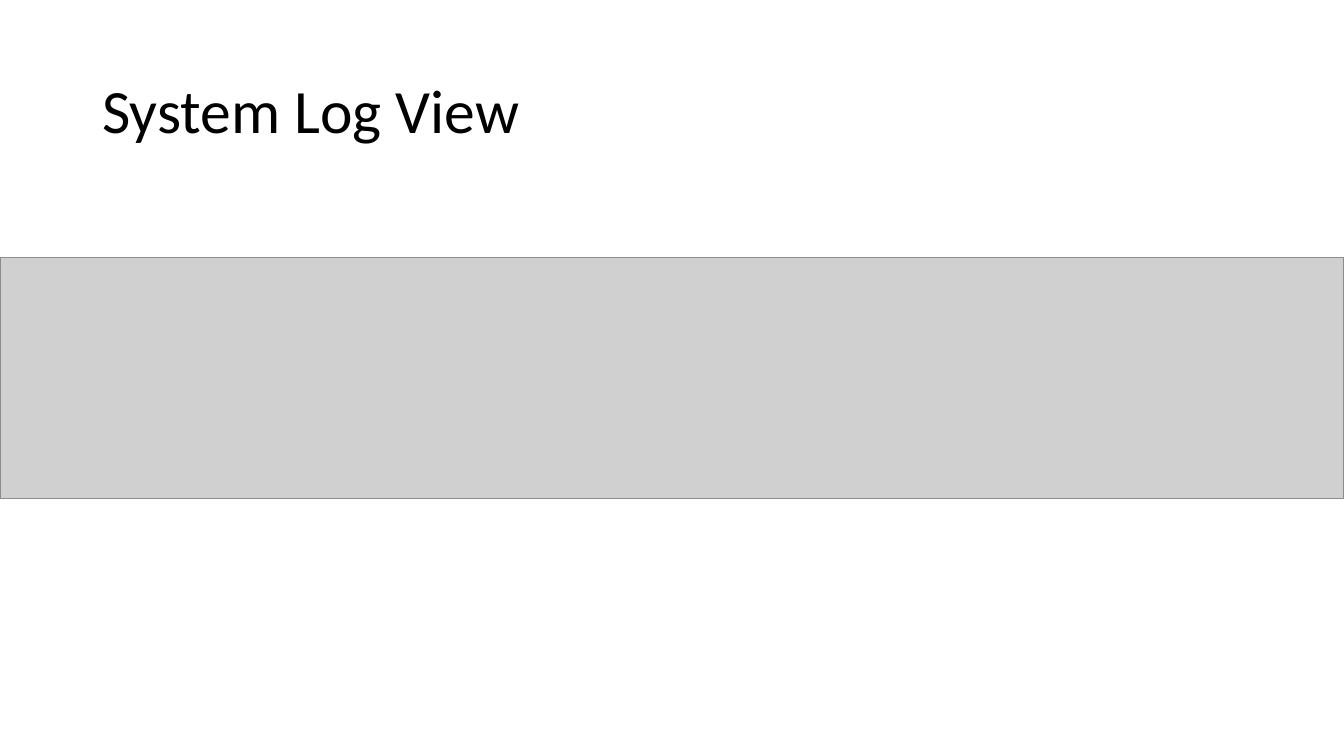
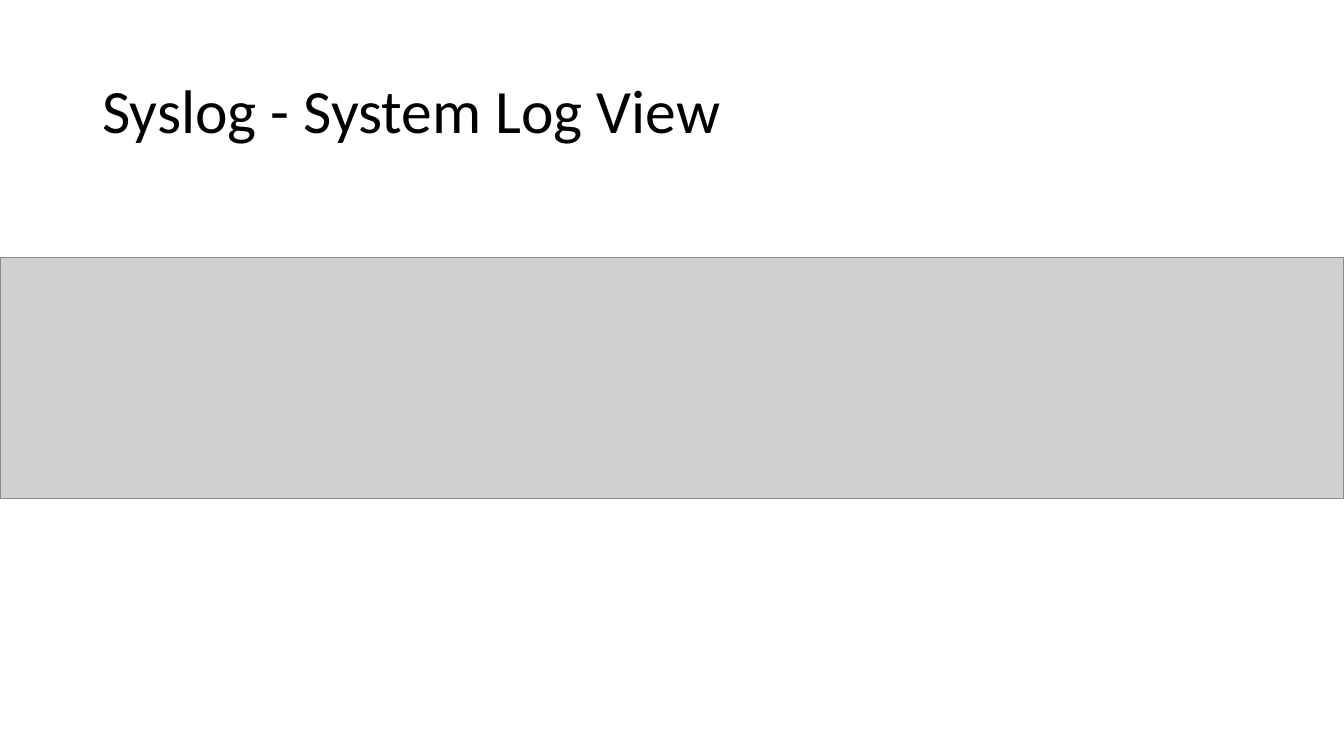
Before and after one commit to LabVIEW-DCAF/Documentation, a slide deck: slide 6 of Trunk/Getting Started Material/DCAF Training/8 Debugging DCAF.pptx (slide 4 before the commit). Drawn at 1344x756 pixels with LibreOffice and Linux fonts; fonts in the diff are those of the drawing; grey boxes stand for pictures. Boxes give left, top, right and bottom in pixels: in the first picture for what was removed or moved away, otherwise in the second. Text is boxed around its words. In the diff, an @@ line names an element or a change of style, - is before the commit and + after.

```diff
--- a/Trunk/Getting Started Material/DCAF Training/8 Debugging DCAF.pptx
+++ b/Trunk/Getting Started Material/DCAF Training/8 Debugging DCAF.pptx
@@ title at [102,90,720,144]: text changed @@
-System Log View
+Syslog - System Log View
```
Also in this commit, not shown: 1 other slide changed, 3 slides added, 2 other files.
